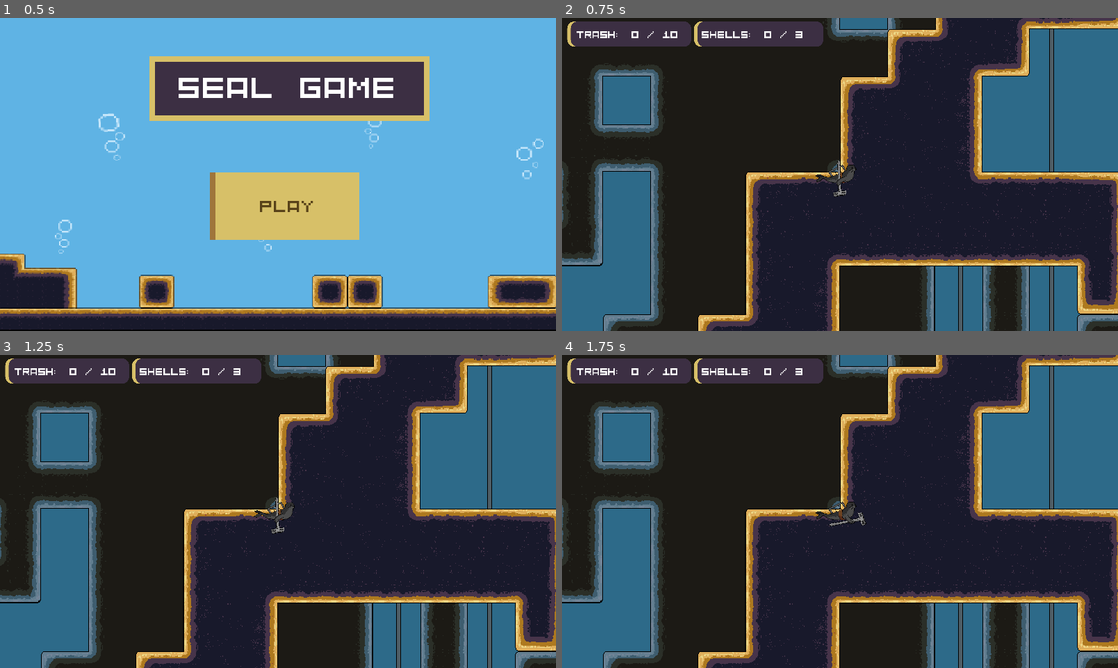
Above: before the commit, frames 1-4 (two rows, left to right).
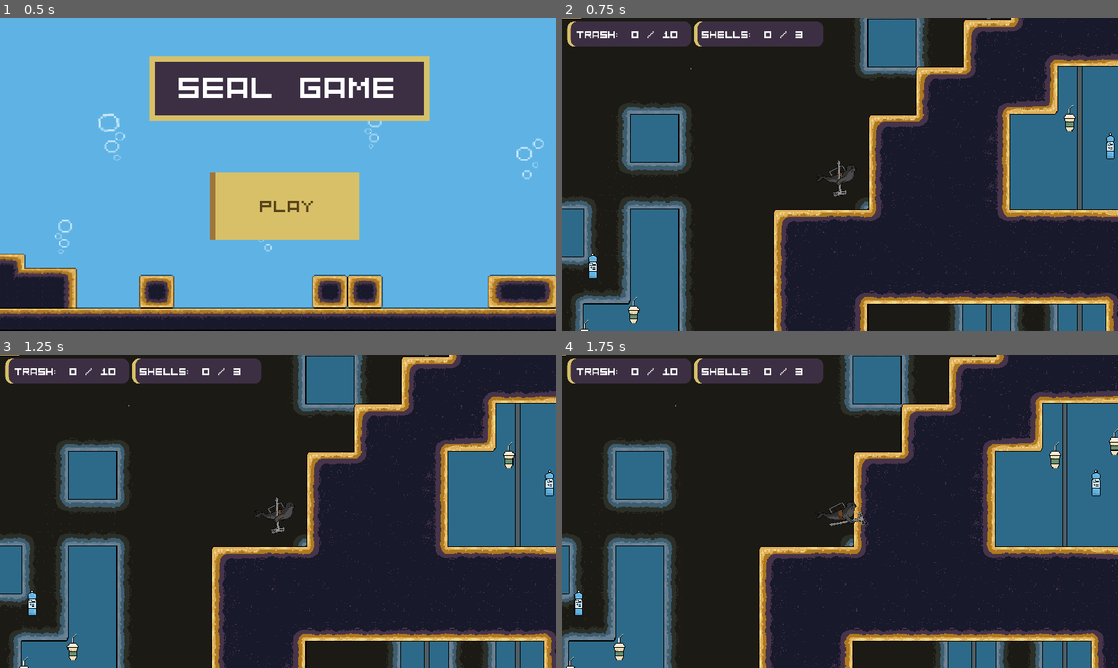
Above: after the commit, the same moments.

Repository: MDSErikaFF/GDV210_GamesForImpact
Game: Godot game, scene res://UI/main_menu.tscn
Same seed, same stepped clock (60 frames per second), same inputs: the game is played once before the commit and once after it. The engine's default icon, where the game draws it, is replaced by a stand-in: a white triangle on a blue panel in a dark square.
Inputs (mouse positions are in pixels of both pictures, inside the frame that each line leads up to):
- Up to frame 1 (0.5 s): no input
- Up to frame 2 (0.75 s): click "Play" at 0.5 s
- Up to frame 3 (1.25 s): no input
- Up to frame 4 (1.75 s): move the mouse to (962, 495) at 1.27 s; hold D (Right) from 1.28 s (still down); tap P (ActivatePollution) at 1.35 s

Frame 1 is identical in both runs. In frame 2, 42% of the frame differs, in the area x 0-100%, y 0-100%; in frame 3, 42%; in frame 4, 38%.

Commit message:
Level test
Readded trash layout to level 1, and moved trash layout to match new level

Diff:
--- a/gdv210_gamesforimpact/Scenes/Levels/Trash Layouts/level1_trash_layout.tscn
+++ b/gdv210_gamesforimpact/Scenes/Levels/Trash Layouts/level1_trash_layout.tscn
@@ -4,41 +4,64 @@
 
 [node name="Trash Objects" type="Node2D"]
 
-[node name="Trash" parent="." instance=ExtResource("1_di5ku")]
-position = Vector2(65, -140)
+[node name="TrashCluster" type="Node2D" parent="."]
 
-[node name="Trash2" parent="." instance=ExtResource("1_di5ku")]
-position = Vector2(120, -102)
+[node name="Trash" parent="TrashCluster" instance=ExtResource("1_di5ku")]
+position = Vector2(272, -123)
 
-[node name="Trash5" parent="." instance=ExtResource("1_di5ku")]
-position = Vector2(178, -54)
+[node name="Trash2" parent="TrashCluster" instance=ExtResource("1_di5ku")]
+position = Vector2(327, -85)
 
-[node name="Trash6" parent="." instance=ExtResource("1_di5ku")]
-position = Vector2(240, -67)
+[node name="Trash5" parent="TrashCluster" instance=ExtResource("1_di5ku")]
+position = Vector2(385, -37)
 
-[node name="Trash3" parent="." instance=ExtResource("1_di5ku")]
-position = Vector2(145, -158)
+[node name="Trash6" parent="TrashCluster" instance=ExtResource("1_di5ku")]
+position = Vector2(447, -50)
 
-[node name="Trash4" parent="." instance=ExtResource("1_di5ku")]
-position = Vector2(206, -132)
+[node name="Trash3" parent="TrashCluster" instance=ExtResource("1_di5ku")]
+position = Vector2(352, -141)
+
+[node name="Trash4" parent="TrashCluster" instance=ExtResource("1_di5ku")]
+position = Vector2(413, -115)
+
+[node name="TrashCluster2" type="Node2D" parent="."]
+position = Vector2(-1608, -404)
+
+[node name="Trash" parent="TrashCluster2" instance=ExtResource("1_di5ku")]
+position = Vector2(272, -123)
+
+[node name="Trash2" parent="TrashCluster2" instance=ExtResource("1_di5ku")]
+position = Vector2(327, -85)
+
+[node name="Trash5" parent="TrashCluster2" instance=ExtResource("1_di5ku")]
+position = Vector2(385, -37)
+
+[node name="Trash6" parent="TrashCluster2" instance=ExtResource("1_di5ku")]
+position = Vector2(447, -50)
+
+[node name="Trash3" parent="TrashCluster2" instance=ExtResource("1_di5ku")]
+position = Vector2(352, -141)
+
+[node name="Trash4" parent="TrashCluster2" instance=ExtResource("1_di5ku")]
+position = Vector2(413, -115)
 
 [node name="Trash21" parent="." instance=ExtResource("1_di5ku")]
-position = Vector2(1553, -404)
+position = Vector2(1689, -455)
 
 [node name="Trash22" parent="." instance=ExtResource("1_di5ku")]
-position = Vector2(1608, -366)
+position = Vector2(1744, -417)
 
 [node name="Trash23" parent="." instance=ExtResource("1_di5ku")]
-position = Vector2(1666, -318)
+position = Vector2(1802, -369)
 
 [node name="Trash24" parent="." instance=ExtResource("1_di5ku")]
-position = Vector2(1728, -331)
+position = Vector2(1864, -382)
 
 [node name="Trash25" parent="." instance=ExtResource("1_di5ku")]
-position = Vector2(1633, -422)
+position = Vector2(1769, -473)
 
 [node name="Trash26" parent="." instance=ExtResource("1_di5ku")]
-position = Vector2(1694, -396)
+position = Vector2(1830, -447)
 
 [node name="Trash27" parent="." instance=ExtResource("1_di5ku")]
 position = Vector2(1830, -76)
@@ -59,13 +82,13 @@
 position = Vector2(1971, -68)
 
 [node name="Trash13" parent="." instance=ExtResource("1_di5ku")]
-position = Vector2(668, -382)
+position = Vector2(812, -410)
 
 [node name="Trash14" parent="." instance=ExtResource("1_di5ku")]
-position = Vector2(617, -458)
+position = Vector2(761, -486)
 
 [node name="Trash15" parent="." instance=ExtResource("1_di5ku")]
-position = Vector2(765, -348)
+position = Vector2(909, -376)
 
 [node name="Trash7" parent="." instance=ExtResource("1_di5ku")]
 position = Vector2(-382, 167)
@@ -77,7 +100,7 @@
 position = Vector2(-370, 220)
 
 [node name="Trash10" parent="." instance=ExtResource("1_di5ku")]
-position = Vector2(-278, 271)
+position = Vector2(-450, 103)
 
 [node name="Trash11" parent="." instance=ExtResource("1_di5ku")]
 position = Vector2(-371, 77)
@@ -86,16 +109,16 @@
 position = Vector2(-316, 136)
 
 [node name="Trash16" parent="." instance=ExtResource("1_di5ku")]
-position = Vector2(-2628, -134)
+position = Vector2(-2580, 14)
 
 [node name="Trash17" parent="." instance=ExtResource("1_di5ku")]
-position = Vector2(-2528, -102)
+position = Vector2(-2480, 46)
 
 [node name="Trash18" parent="." instance=ExtResource("1_di5ku")]
-position = Vector2(-2616, -81)
+position = Vector2(-2568, 67)
 
 [node name="Trash19" parent="." instance=ExtResource("1_di5ku")]
-position = Vector2(-2617, -224)
+position = Vector2(-2569, -76)
 
 [node name="Trash20" parent="." instance=ExtResource("1_di5ku")]
-position = Vector2(-2562, -165)
+position = Vector2(-2514, -17)
--- a/gdv210_gamesforimpact/Scenes/Levels/test_level_1.tscn
+++ b/gdv210_gamesforimpact/Scenes/Levels/test_level_1.tscn
@@ -1,9 +1,10 @@
-[gd_scene load_steps=8 format=3 uid="uid://5tlnhor62a8w"]
+[gd_scene load_steps=9 format=3 uid="uid://5tlnhor62a8w"]
 
 [ext_resource type="Script" path="res://Scripts/Levels/test_level_1.gd" id="1_nliob"]
 [ext_resource type="PackedScene" uid="uid://bqdcw1280c2sh" path="res://Scenes/Player/Player.tscn" id="2_etki2"]
 [ext_resource type="PackedScene" uid="uid://rbmwgrae2ag0" path="res://Scenes/Levels/TileMap.tscn" id="2_ymnpm"]
 [ext_resource type="PackedScene" uid="uid://hu7s8u6h06jo" path="res://UI/UI.tscn" id="3_lpows"]
+[ext_resource type="PackedScene" uid="uid://bdpq5hqplbj81" path="res://Scenes/Levels/Trash Layouts/level1_trash_layout.tscn" id="5_6q8q1"]
 [ext_resource type="PackedScene" uid="uid://prap108ity0q" path="res://Scenes/Entities/Shell.tscn" id="5_fxido"]
 [ext_resource type="PackedScene" uid="uid://bfg48j01vd0uq" path="res://Scenes/Levels/Other/out_of_water_area.tscn" id="6_ie2m4"]
 [ext_resource type="PackedScene" uid="uid://gk3guqkqijgb" path="res://Scenes/Levels/Other/underwater_effect_filter.tscn" id="7_517i5"]
@@ -16,13 +17,16 @@
 script = null
 
 [node name="Player" parent="." instance=ExtResource("2_etki2")]
+position = Vector2(-38, -47)
 
 [node name="UI" parent="." instance=ExtResource("3_lpows")]
+
+[node name="Trash Objects" parent="." instance=ExtResource("5_6q8q1")]
 
 [node name="Shell Objects" type="Node2D" parent="."]
 
 [node name="Shell" parent="Shell Objects" instance=ExtResource("5_fxido")]
-position = Vector2(-529, -56)
+position = Vector2(-477, -56)
 
 [node name="Shell2" parent="Shell Objects" instance=ExtResource("5_fxido")]
 position = Vector2(751, -463)
